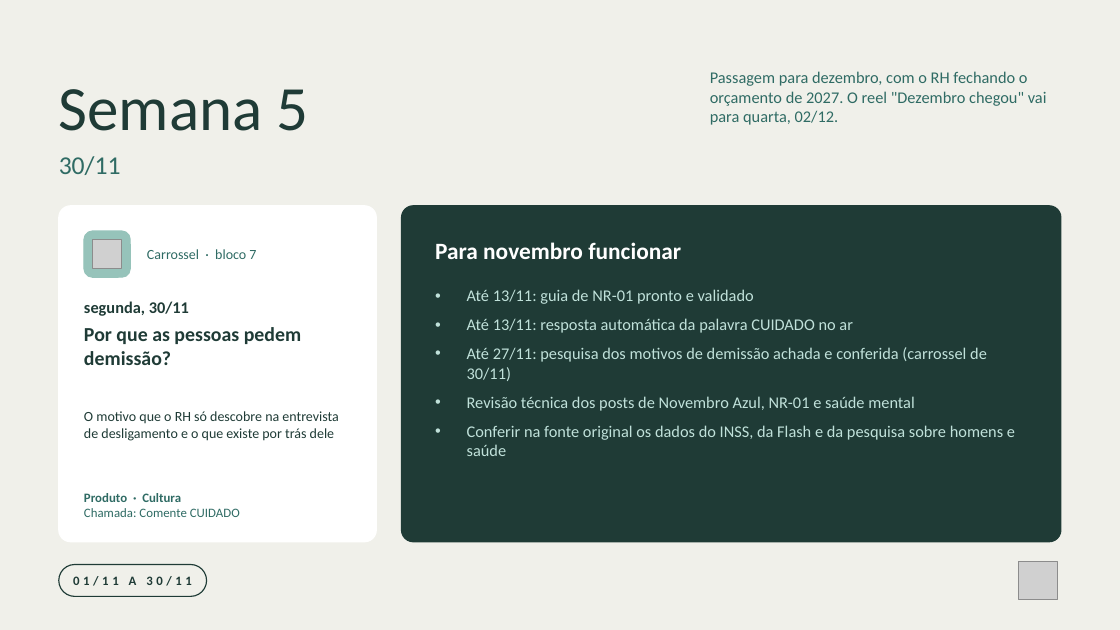
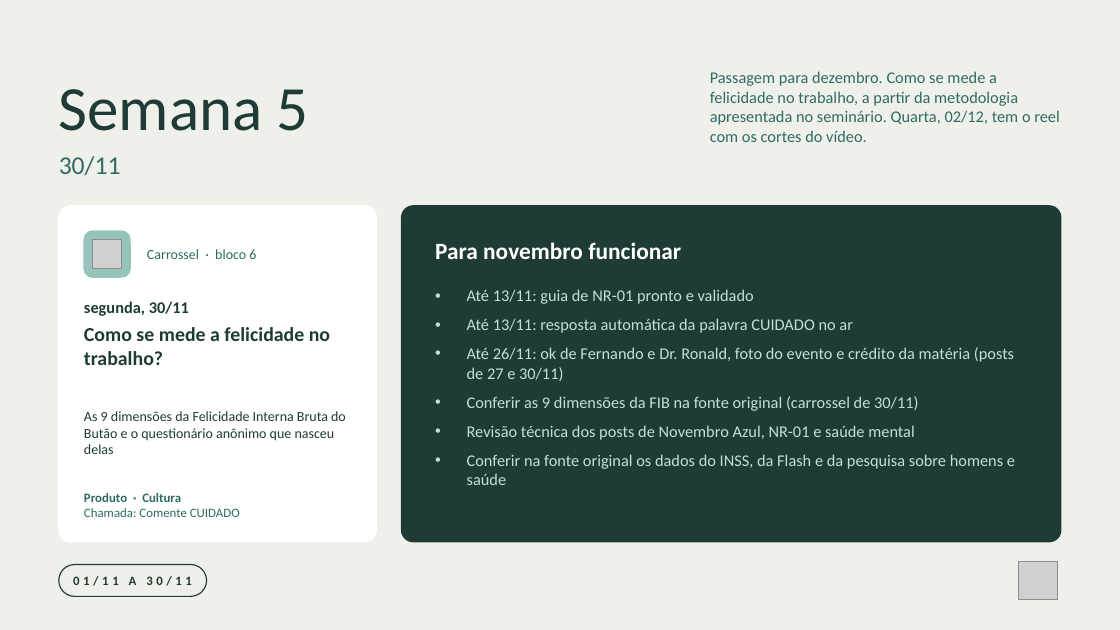
Before and after one commit to nina-rebello/comunicao-fh, a slide deck: slide 7 of marketing/calendario-novembro/Programacao_Instagram_Novembro_2026.pptx. Drawn at 1120x630 pixels with LibreOffice and Linux fonts; fonts in the diff are those of the drawing; grey boxes stand for pictures. Boxes give left, top, right and bottom in pixels: in the first picture for what was removed or moved away, otherwise in the second. Text is boxed around its words. In the diff, an @@ line names an element or a change of style, - is before the commit and + after.

```diff
--- a/marketing/calendario-novembro/Programacao_Instagram_Novembro_2026.pptx
+++ b/marketing/calendario-novembro/Programacao_Instagram_Novembro_2026.pptx
@@ text at (710, 71, 1060, 142): text changed @@
-Passagem para dezembro, com o RH fechando o orçamento de 2027. O reel "Dezembro chegou" vai para quarta, 02/12.
+Passagem para dezembro. Como se mede a felicidade no trabalho, a partir da metodologia apresentada no seminário. Quarta, 02/12, tem o reel com os cortes do vídeo.
@@ text at (147, 249, 256, 259): text changed @@
-Carrossel · bloco 7
+Carrossel · bloco 6
@@ text at (84, 327, 330, 365): text changed @@
-Por que as pessoas pedem demissão?
+Como se mede a felicidade no trabalho?
@@ text at (467, 347, 1014, 411): text changed @@
-• Até 27/11: pesquisa dos motivos de demissão achada e conferida (carrossel de 30/11)
+• Até 26/11: ok de Fernando e Dr. Ronald, foto do evento e crédito da matéria (posts de 27 e 30/11)
+• Conferir as 9 dimensões da FIB na fonte original (carrossel de 30/11)
@@ text at (84, 411, 346, 454): text changed @@
-O motivo que o RH só descobre na entrevista de desligamento e o que existe por trás dele
+As 9 dimensões da Felicidade Interna Bruta do Butão e o questionário anônimo que nasceu delas
```
Also in this commit, not shown: 2 other slides changed, 10 other files.
